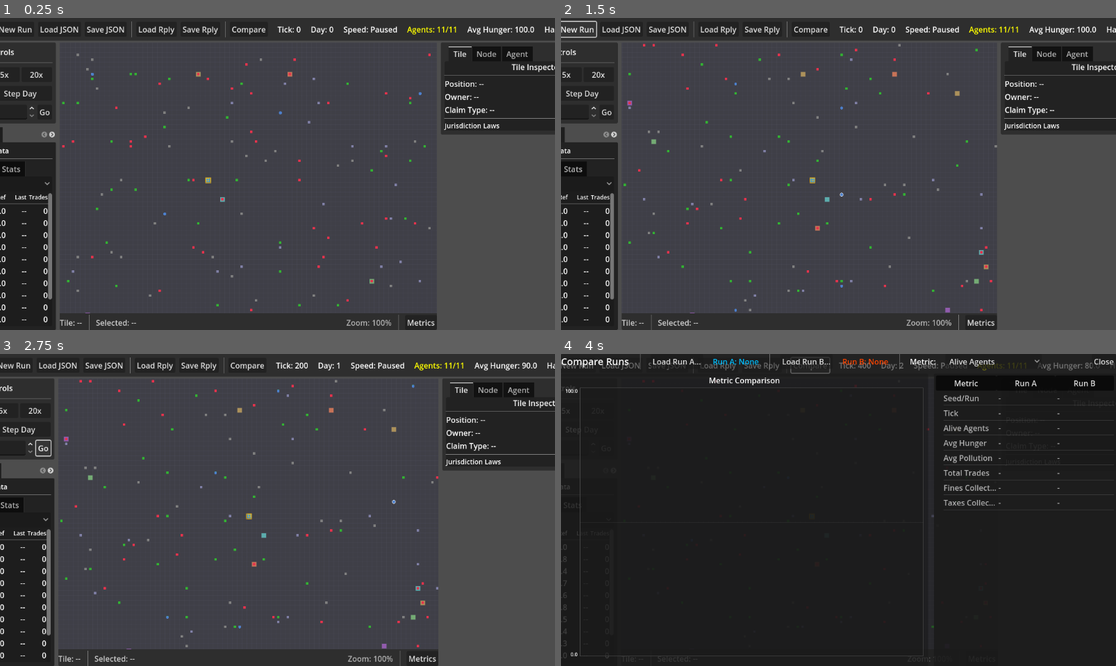
Above: before the commit, frames 1-4 (two rows, left to right).
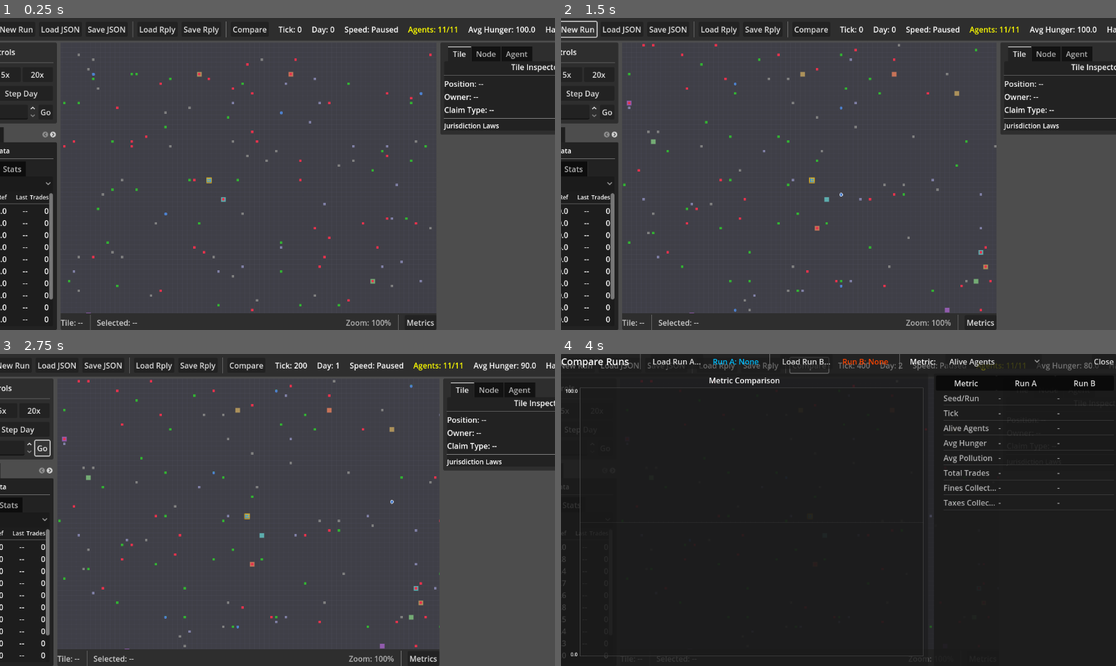
Above: after the commit, the same moments.

Repository: dfrer/societies
Game: Godot game, scene res://viz/visualizer_main.tscn
The game is run twice, just before and just after one commit, with the same random seed, the same clock (stepped at 60 frames per second) and the same inputs.
Inputs:
- Up to frame 1 (0.25 s): no input
- Up to frame 2 (1.5 s): click "New Run" at 0.5 s; click "New Run" at 1.25 s
- Up to frame 3 (2.75 s): click "Go" at 2 s
- Up to frame 4 (4 s): click "Go" at 2.75 s; click "Compare" at 3.5 s

The runs differ from the first frame. In frame 1, 3.3% of the frame differs, in the area x 0-100%, y 1-100%; in frame 2, 2.6%; in frame 3, 3.9%; in frame 4, 0.7%.

Commit message:
Add tunable decision trace sampling

Diff:
--- a/config/tuning.json
+++ b/config/tuning.json
@@ -106,6 +106,8 @@
     "inflation_threshold": 50.0,
     "pollution_collapse_threshold": 0.8,
     "metrics_enabled": true,
+    "decision_trace_enabled": false,
+    "decision_trace_sample_interval": 1,
     "job_board_enabled": true,
     "job_board_daily_post_limit": 20,
     "job_board_gather_node_post_limit": 20,
--- a/sim/systems/agents_system.gd
+++ b/sim/systems/agents_system.gd
@@ -53,8 +53,11 @@
             ]:
                 state.job_board.complete_activity(activity_id, state.tick)
                 agent.current_activity_id = -1
-        if state.decision_trace_enabled:
-            var sample_interval := maxi(1, state.decision_trace_sample_interval)
+        if state.get_tuning_bool("decision_trace_enabled", state.decision_trace_enabled):
+            var sample_interval := maxi(1, state.get_tuning_int(
+                "decision_trace_sample_interval",
+                state.decision_trace_sample_interval
+            ))
             if state.tick % sample_interval == 0:
                 state.log_decision_trace(agent.id, intent_id, intent_type,
                     activity_id, activity_type, action.get("type", Actions.TYPE_IDLE))
--- a/sim/tuning.gd
+++ b/sim/tuning.gd
@@ -239,6 +239,8 @@
 
 	# Metrics
 	_add_schema("metrics_enabled", "bool", true, true, 0, 0, "Whether to collect metrics")
+	_add_schema("decision_trace_enabled", "bool", false, false, 0, 0, "Enable decision trace logging")
+	_add_schema("decision_trace_sample_interval", "int", false, 1, 1, 100000, "Ticks between decision trace samples")
 	_add_schema("job_board_enabled", "bool", false, true, 0, 0, "Enable job board activity posting")
 	_add_schema("job_board_daily_post_limit", "int", false, 20, 0, 10000, "Daily max activities to post")
 	_add_schema("job_board_gather_node_post_limit", "int", false, 20, 0, 10000, "Daily gather-node activity cap")
